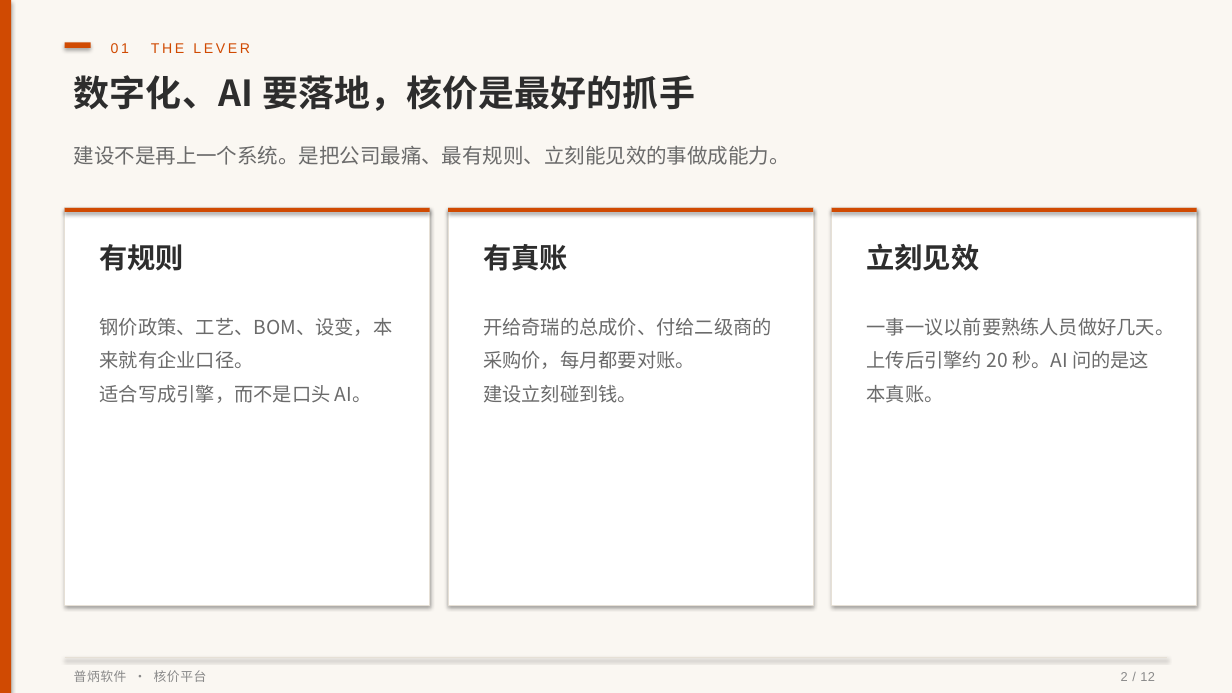
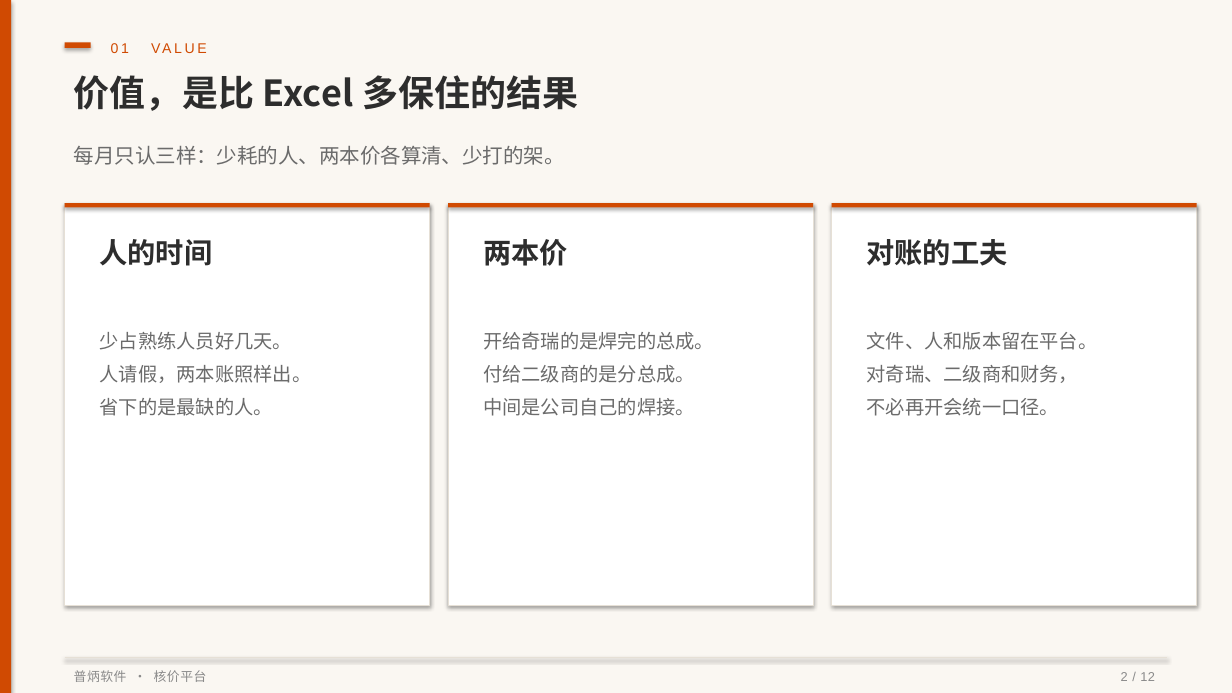
Before and after one commit to pulinzhang/structure-costing-platform, a slide deck: slide 2 of docs/结构件自动核价平台-产品介绍.pptx. Drawn at 1232x693 pixels with LibreOffice and Linux fonts; fonts in the diff are those of the drawing. Boxes give left, top, right and bottom in pixels: in the first picture for what was removed or moved away, otherwise in the second. Text is boxed around its words. In the diff, an @@ line names an element or a change of style, - is before the commit and + after.

```diff
--- a/docs/结构件自动核价平台-产品介绍.pptx
+++ b/docs/结构件自动核价平台-产品介绍.pptx
@@ text at box(111, 43, 129, 53): text changed @@
-01 THE LEVER
+01 VALUE
@@ text at box(74, 75, 578, 111): text changed @@
-数字化、AI 要落地，核价是最好的抓手
+价值，是比 Excel 多保住的结果
@@ text at box(74, 146, 565, 165): text changed @@
-建设不是再上一个系统。是把公司最痛、最有规则、立刻能见效的事做成能力。
+每月只认三样：少耗的人、两本价各算清、少打的架。
@@ rectangle: place and size @@
-rectangle at box(65, 208, 430, 605)
+rectangle at box(65, 203, 430, 605)
@@ rectangle: place and size @@
-rectangle at box(448, 208, 813, 605)
+rectangle at box(448, 203, 813, 605)
@@ rectangle: place and size @@
-rectangle at box(832, 208, 1197, 605)
+rectangle at box(832, 203, 1197, 605)
@@ 3 rectangles: place and size @@
-3 rectangles at box(65, 208, 1197, 212)
+3 rectangles at box(65, 203, 1197, 207)
@@ text at box(100, 239, 213, 266): text changed @@
-有规则
+人的时间
@@ text at box(483, 239, 568, 266): text changed @@
-有真账
+两本价
@@ text at box(867, 239, 1008, 266): text changed @@
-立刻见效
+对账的工夫
@@ text at box(100, 332, 312, 416): text changed @@
-钢价政策、工艺、BOM、设变，本来就有企业口径。
-适合写成引擎，而不是口头 AI。
+少占熟练人员好几天。
+人请假，两本账照样出。
+省下的是最缺的人。
@@ text at box(483, 332, 714, 416): text changed @@
-开给奇瑞的总成价、付给二级商的采购价，每月都要对账。
-建设立刻碰到钱。
+开给奇瑞的是焊完的总成。
+付给二级商的是分总成。
+中间是公司自己的焊接。
@@ text at box(867, 332, 1098, 416): text changed @@
-一事一议以前要熟练人员做好几天。
-上传后引擎约 20 秒。AI 问的是这本真账。
+文件、人和版本留在平台。
+对奇瑞、二级商和财务，
+不必再开会统一口径。
```
Also in this commit, not shown: 5 other slides changed, 6 slides added, 6 slides removed, 1 other file.
